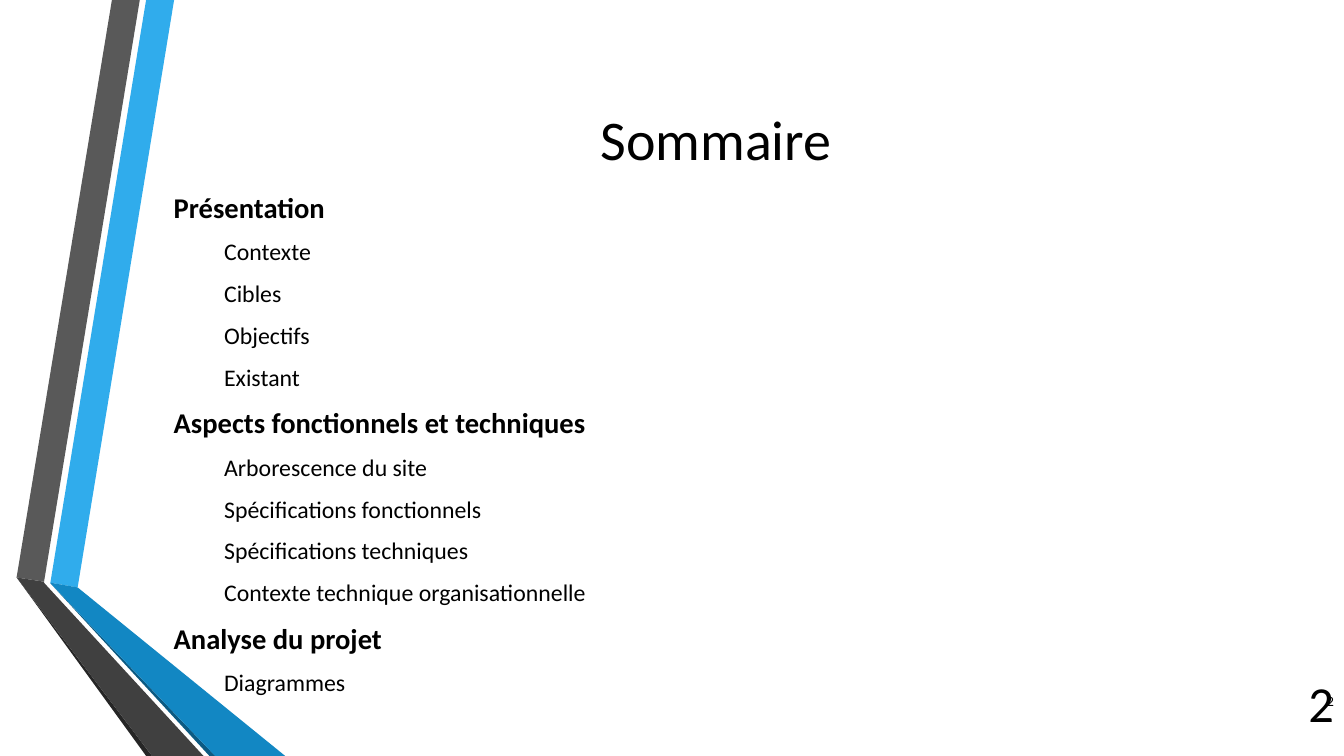
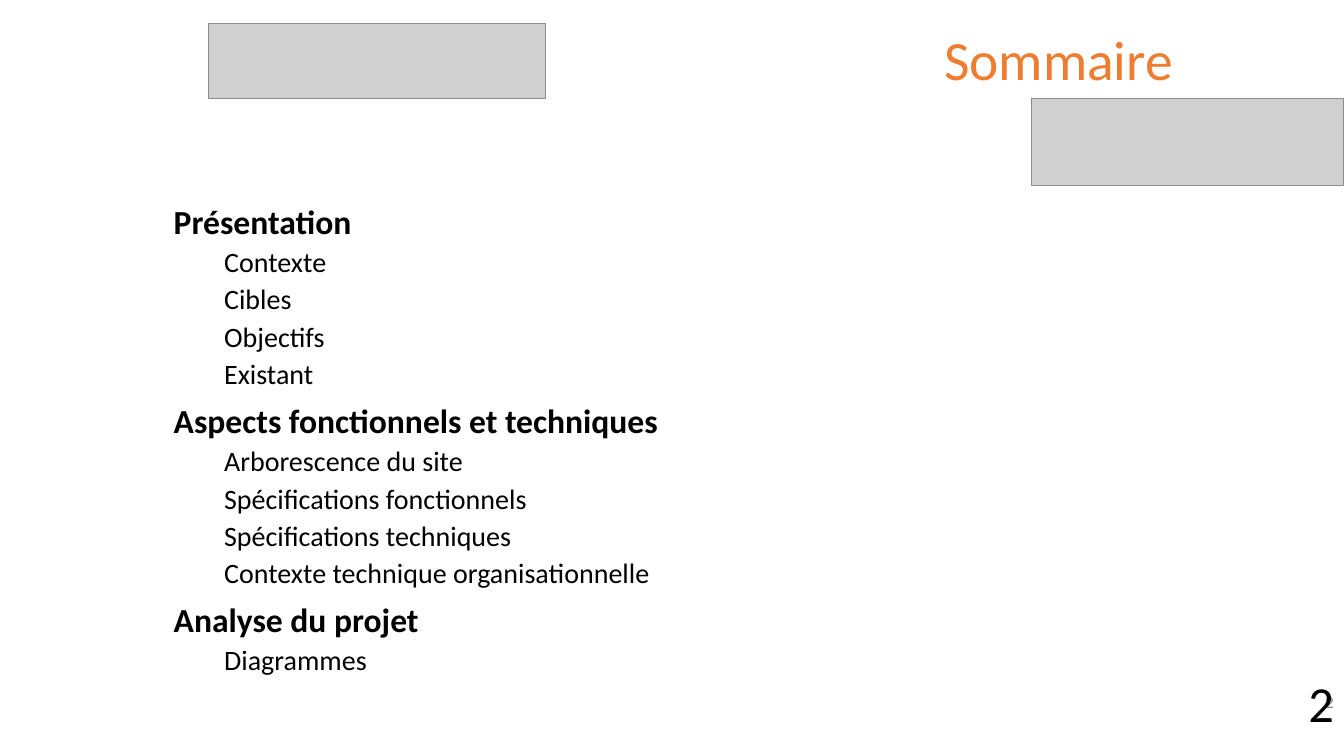
Before and after one commit to Thibaut-Comte/projetIT, a slide deck: slide 2 of PrésentationBourseEchangeSCPI.pptx. Drawn at 1344x756 pixels with LibreOffice and Linux fonts; fonts in the diff are those of the drawing; grey boxes stand for pictures; background and template pictures are left out. Boxes give left, top, right and bottom in pixels: in the first picture for what was removed or moved away, otherwise in the second. Text is boxed around its words. In the diff, an @@ line names an element or a change of style, - is before the commit and + after.

```diff
--- a/PrésentationBourseEchangeSCPI.pptx
+++ b/PrésentationBourseEchangeSCPI.pptx
@@ picture added at [209, 23, 544, 99] @@
@@ title "Sommaire": place and size @@
-title "Sommaire" at [600, 121, 831, 161]
+title "Sommaire" at [944, 42, 1173, 81]
@@ title "Sommaire" at [944, 42, 1173, 81]: size 40 to 39.6 pt, text colour #000000 to #ED7D31; line spacing 1 to 0.9 @@
@@ picture added at [1032, 99, 1344, 186] @@
@@ text "Présentation" at [174, 210, 658, 675]: size 20.4 to 24 pt in "Présentation", "Aspects fonctionnels et techniques", "Analyse du projet"; size 17 to 20 pt in "Contexte", "Cibles", "Objectifs", "Existant" and 5 more places; line spacing 1 to 0.9; less space between paragraphs; vertical alignment middle to top @@
@@ group removed at [16, 0, 285, 756]: 6 freeform shapes @@
@@ page number at [1325, 694, 1333, 712]: size 10 to 12 pt, text colour #000000 to #8C8C8C @@
```
Also in this commit, not shown: 19 other slides changed.
